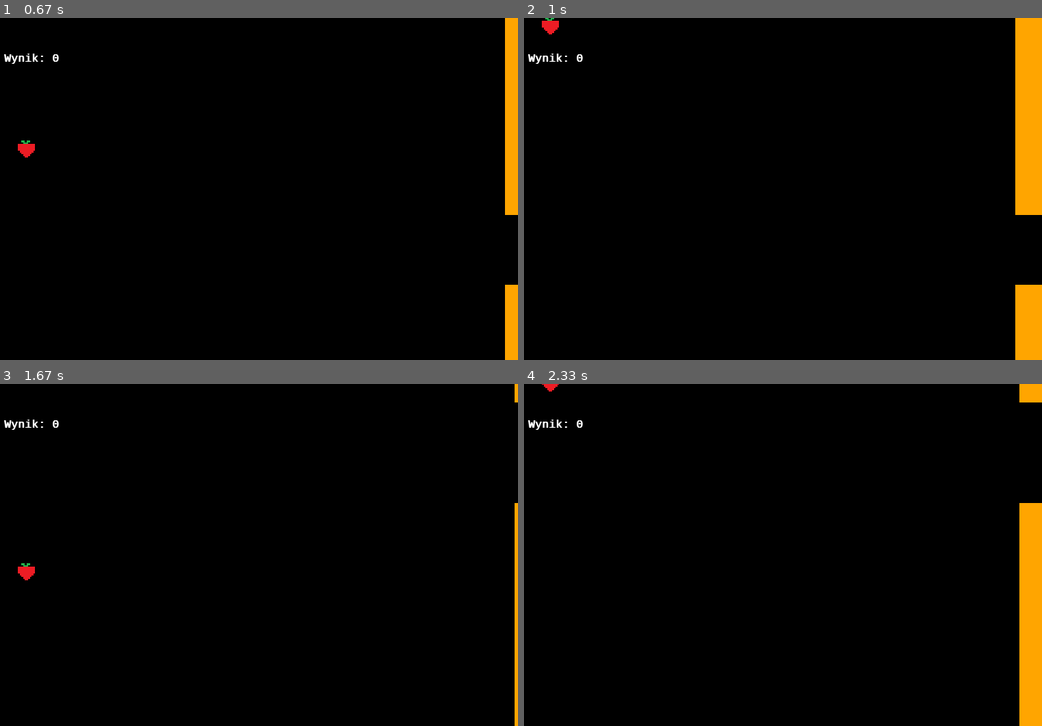
Above: before the commit, frames 1-4 (two rows, left to right).
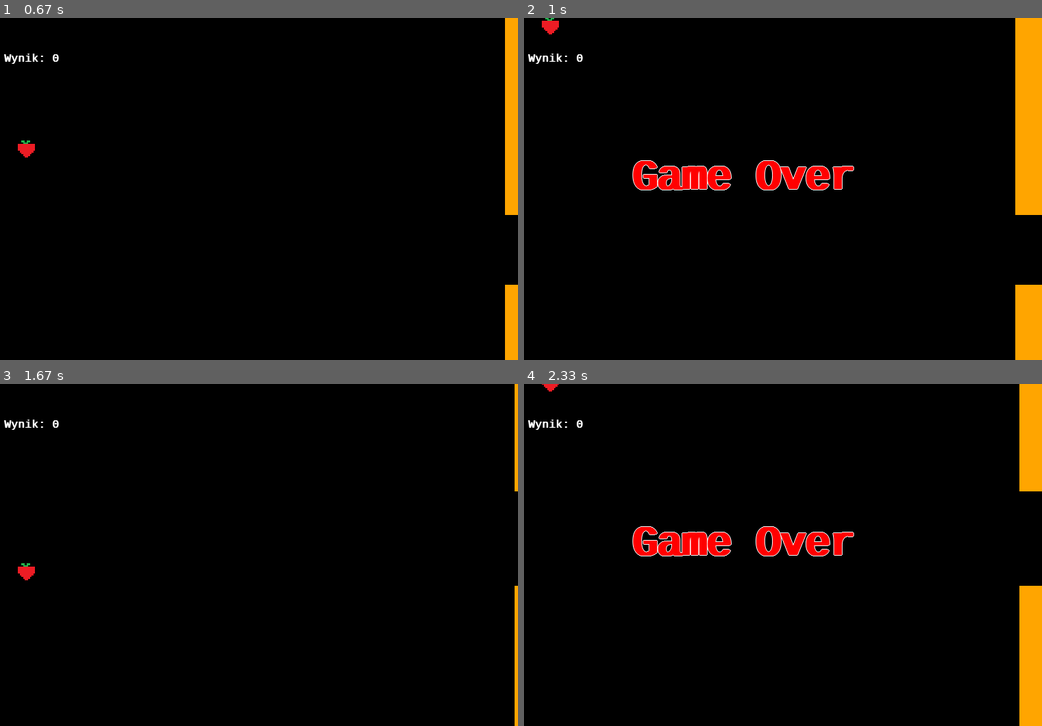
Above: after the commit, the same moments.

Repository: jedrus113/pygame
Game: pygame game, started from main.py
Same seed, same stepped clock (60 frames per second), same inputs: the game is played once before the commit and once after it.
Inputs:
- Up to frame 1 (0.67 s): tap Space at 0.33 s
- Up to frame 2 (1 s): tap Space at 0.73 s
- Up to frame 3 (1.67 s): tap Space at 1.03, 1.23, 1.57 s
- Up to frame 4 (2.33 s): tap Space at 1.87, 2.07 s

Frame 1 is identical in both runs. In frame 2, 2.2% of the frame differs, in the area x 20-64%, y 41-51%; in frame 3, 0.3%; in frame 4, 4.4%, in the area x 20-100%, y 5-59%.

Commit message:
Add nice game over text

Diff:
--- a/logic/logic.py
+++ b/logic/logic.py
@@ -1,5 +1,5 @@
 from graphic.shape import *
-from logic_object import Thing, Pipe, ScoreBoard
+from logic_object import Thing, Pipe, ScoreBoard, ShadowText
 
 
 class GameLogic:
@@ -33,6 +33,7 @@
             if self.strawberry.getPos()[1] + config.Player.size[1] > config.Window.size[1] or self.strawberry.getPos()[ …(273 unchanged characters)…
                 config.World.score = 0
                 config.World.pause = True
+                ShadowText((200,200), "Game Over", size=60, color1=pygame.Color("red"), color2=pygame.Color("white"), bold=True)
             elif pipe.getPos()[0] < 0:
                 config.World.score += 1
                 del config.World.objects[2]
--- a/logic/logic_object.py
+++ b/logic/logic_object.py
@@ -45,3 +45,18 @@
     def on_loop(self):
         self.shape.text2 = str(config.World.score)
         super(ScoreBoard, self).on_loop()
+
+class ShadowText(Thing):
+    def __init__(self, pos, text, color1=None, color2=None, size=None, margin=1, bold=False):
+        super(ShadowText, self).__init__(Shape(
+            TextShape((
+                pos[0]-margin,
+                pos[1]),
+                text,
+                size=size,
+                color=color2,
+                bold=bold),
+            TextShape((pos[0], pos[1]-margin), text, size=size, color=color2, bold=bold),
+            TextShape((pos[0], pos[1]+margin), text, size=size, color=color2, bold=bold),
+            TextShape((pos[0]+margin, pos[1]), text, size=size, color=color2, bold=bold),
+            TextShape(pos, text, size=size, color=color1, bold=bold)))
